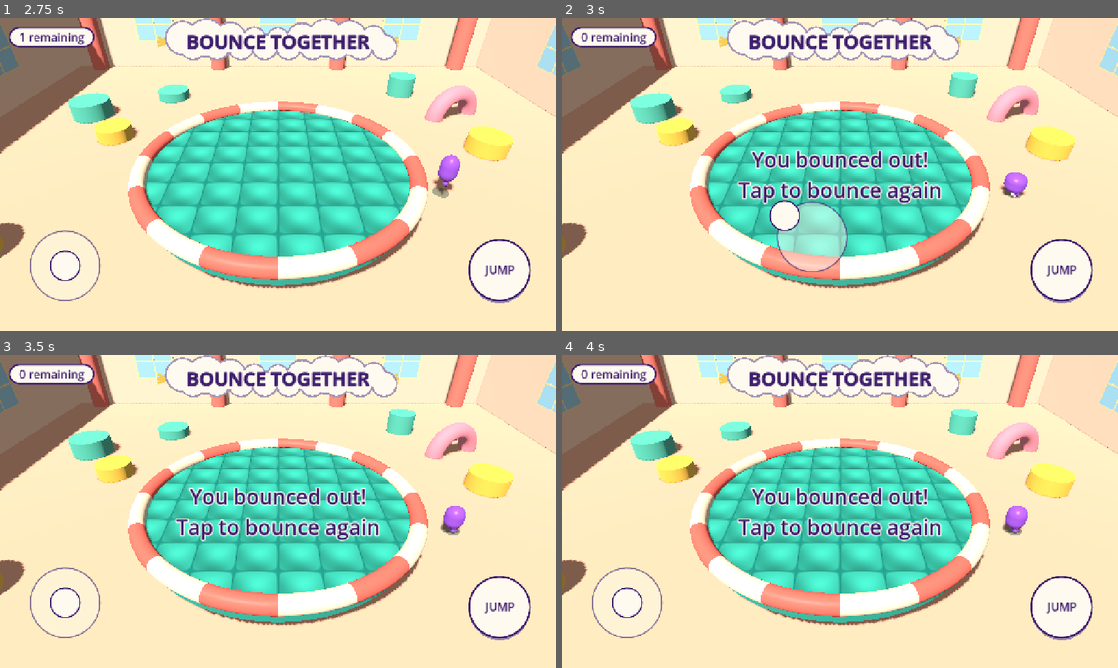
Above: before the commit, frames 1-4 (two rows, left to right).
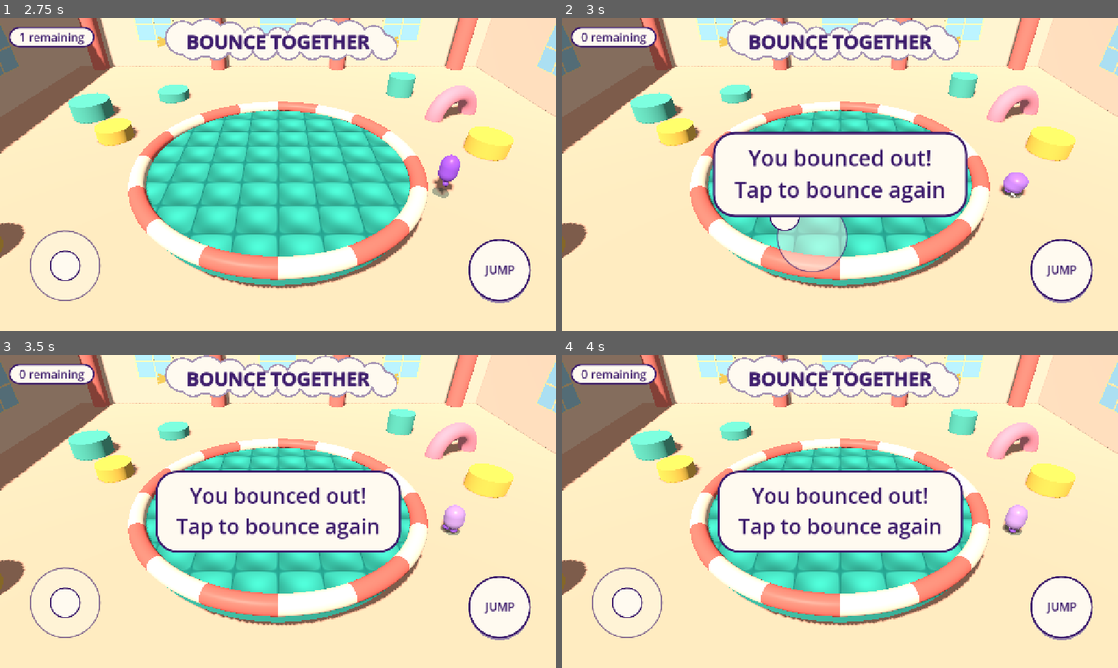
Above: after the commit, the same moments.

Repository: oronanschel/bounce-together
Game: Godot game, scene res://scenes/main.tscn
Same seed, same stepped clock (60 frames per second), same inputs: the game is played once before the commit and once after it.
Inputs (mouse positions are in pixels of both pictures, inside the frame that each line leads up to):
- Up to frame 1 (2.75 s): move the mouse to (400, 158) at 0.52 s; hold D (move_right) 0.53-1.25 s; click (400, 158) at 0.67 s; tap Space (jump) at 0.77 s; drag from (166, 190) to (250, 237) at 1.27 s; move the mouse to (333, 105) at 2.02 s; hold D (move_right) from 2.03 s (still down)
- Up to frame 2 (3 s): release D (move_right) at 2.75 s; tap Enter at 2.75 s; drag from (812, 237) to (673, 127) at 2.77 s
- Up to frame 3 (3.5 s): no input
- Up to frame 4 (4 s): tap Enter at 3.5 s; move the mouse to (1006, 558) at 3.52 s; hold A (move_left) from 3.53 s (still down); tap Space (jump) at 3.77 s

Frame 1 is identical in both runs. In frame 2, 12% of the frame differs, in the area x 27-84%, y 36-64%; in frame 3, 11%; in frame 4, 11%.

Commit message:
Round feedback: game-over/win card, '<name> is out!' pop, dizzy knocked-out bouncer
- ui.gd: cream card with pop-in tween for game over and show_win; flash_out(name, color)
- character_visual.gd: dizzy wobble-spin and faded colour while parent.is_out
- main.gd: tag players with display_name, call flash_out while others remain

Assisted-by: Claude Code:claude-opus-5-5 (Karma42 agent bounce-artist)
Co-Authored-By: Claude Opus 5.5 <noreply@anthropic.com>

Diff:
--- a/scripts/character_visual.gd
+++ b/scripts/character_visual.gd
@@ -20,6 +20,8 @@
 var _speed := 0.0
 var _vy := 0.0
 var _height := 0.0
+var _dizzy := 0.0
+var _mat: StandardMaterial3D
 
 
 func _ready() -> void:
@@ -29,6 +31,7 @@
 	mat.rim_enabled = true
 	mat.rim = 0.35
 	mat.rim_tint = 0.3
+	_mat = mat
 	var foot_mat := StandardMaterial3D.new()
 	foot_mat.albedo_color = color.darkened(0.12)
 	foot_mat.roughness = 0.5
@@ -103,6 +106,17 @@
 		_feet[i].position.z = 0.08 + cos(phase) * 0.12 * min(_speed / 6.0, 1.0)
 	_body.rotation.z = sin(_walk) * 0.06 * min(_speed / 6.0, 1.0)
 
+	# Knocked out (parent.is_out): dizzy wobble-spin and a slightly faded colour.
+	var out: bool = get_parent().get("is_out") == true
+	if out:
+		_dizzy += delta
+		_body.rotation.z = sin(_dizzy * 9.0) * 0.35
+		rotation.y += delta * 6.0 * max(0.0, 1.0 - _dizzy / 2.5)
+		_mat.albedo_color = color.lerp(Color(0.85, 0.82, 0.8), min(_dizzy, 0.5))
+	elif _dizzy > 0.0:
+		_dizzy = 0.0
+		_mat.albedo_color = color
+
 	var s: float = clamp(1.0 - _height / 6.0, 0.35, 1.0)
 	_shadow.scale = Vector3(s, 1, s)
 	_shadow.visible = _height < 8.0
--- a/scripts/main.gd
+++ b/scripts/main.gd
@@ -83,6 +83,7 @@
 	round_over = false
 	var p := Player.new()
 	p.body_color = preload("res://scripts/character_visual.gd").PALETTE[0]
+	p.set_meta("display_name", preload("res://scripts/character_visual.gd").NAMES[0])
 	p.position = Vector3(0, 1.5, 0)
 	add_child(p)
 	p.landed.connect(_on_player_landed.bind(p))
@@ -116,6 +117,8 @@
 		if not p.is_out and p.global_position.y < OUT_HEIGHT:
 			p.is_out = true
 			hud.set_remaining(_remaining())
+			if _remaining() > 0:
+				hud.flash_out(p.get_meta("display_name", "Someone"), p.body_color)
 	if _remaining() == 0:
 		round_over = true
 		hud.show_game_over("You bounced out!")
--- a/scripts/ui.gd
+++ b/scripts/ui.gd
@@ -6,6 +6,8 @@
 
 var _remaining: Label
 var _center: Label
+var _card: PanelContainer
+var _toast: Label
 var _help: Label
 var _touch
 
@@ -40,10 +42,39 @@
 	_center.add_theme_constant_override("outline_size", 12)
 	_center.add_theme_font_size_override("font_size", 48)
 	_center.horizontal_alignment = HORIZONTAL_ALIGNMENT_CENTER
-	_center.set_anchors_and_offsets_preset(Control.PRESET_CENTER)
-	_center.grow_horizontal = Control.GROW_DIRECTION_BOTH
-	_center.grow_vertical = Control.GROW_DIRECTION_BOTH
-	add_child(_center)
+	_card = PanelContainer.new()
+	var sb := StyleBoxFlat.new()
+	sb.bg_color = CREAM
+	sb.border_color = INK
+	sb.set_border_width_all(5)
+	sb.set_corner_radius_all(48)
+	sb.content_margin_left = 48
+	sb.content_margin_right = 48
+	sb.content_margin_top = 24
+	sb.content_margin_bottom = 28
+	sb.shadow_color = Color(INK, 0.25)
+	sb.shadow_size = 0
+	sb.shadow_offset = Vector2(0, 10)
+	_card.add_theme_stylebox_override("panel", sb)
+	_card.set_anchors_and_offsets_preset(Control.PRESET_CENTER)
+	_card.grow_horizontal = Control.GROW_DIRECTION_BOTH
+	_card.grow_vertical = Control.GROW_DIRECTION_BOTH
+	_card.visible = false
+	_card.add_child(_center)
+	add_child(_card)
+
+	_toast = Label.new()
+	_toast.add_theme_font_size_override("font_size", 34)
+	_toast.add_theme_color_override("font_outline_color", CREAM)
+	_toast.add_theme_constant_override("outline_size", 10)
+	_toast.horizontal_alignment = HORIZONTAL_ALIGNMENT_CENTER
+	_toast.anchor_left = 0.5
+	_toast.anchor_right = 0.5
+	_toast.offset_left = -300
+	_toast.offset_right = 300
+	_toast.offset_top = 130
+	_toast.modulate.a = 0.0
+	add_child(_toast)
 
 
 func _pill(text: String, size: int) -> PanelContainer:
@@ -74,6 +105,8 @@
 func show_playing(n: int) -> void:
 	set_remaining(n)
 	_center.text = ""
+	_card.visible = false
+	_toast.modulate.a = 0.0
 	_touch.restart_enabled = false
 
 
@@ -89,6 +122,7 @@
 	_center.remove_theme_color_override("font_color")
 	_center.add_theme_color_override("font_color", INK)
 	_center.text = message + "\n" + _restart_hint()
+	_pop_card()
 	_touch.restart_enabled = true
 
 
@@ -96,7 +130,29 @@
 func show_win(winner_name: String, winner_color: Color = INK) -> void:
 	_center.add_theme_color_override("font_color", winner_color.darkened(0.25))
 	_center.text = "%s wins!\n%s" % [winner_name, _restart_hint()]
+	_pop_card()
 	_touch.restart_enabled = true
+
+
+## Short "<name> is out!" pop under the title while the round continues.
+func flash_out(player_name: String, color: Color = INK) -> void:
+	_toast.text = "%s is out!" % player_name
+	_toast.add_theme_color_override("font_color", color.darkened(0.3))
+	_toast.modulate.a = 1.0
+	_toast.scale = Vector2(0.6, 0.6)
+	_toast.pivot_offset = Vector2(300, 20)
+	var t := create_tween()
+	t.tween_property(_toast, "scale", Vector2.ONE, 0.25).set_trans(Tween.TRANS_BACK).set_ease(Tween.EASE_OUT)
+	t.tween_interval(1.2)
+	t.tween_property(_toast, "modulate:a", 0.0, 0.4)
+
+
+func _pop_card() -> void:
+	_card.visible = true
+	_card.reset_size()
+	_card.pivot_offset = _card.size / 2
+	_card.scale = Vector2(0.5, 0.5)
+	create_tween().tween_property(_card, "scale", Vector2.ONE, 0.35).set_trans(Tween.TRANS_BACK).set_ease(Tween.EASE_OUT)
 
 
 ## Cloud-shaped title banner drawn from overlapping circles (no texture needed).
Binary file added: docs/screenshots/round-feedback.png
Not shown, changed: build/web-compact/index.pck.wasm
Not shown, changed: build/web/index.pck
